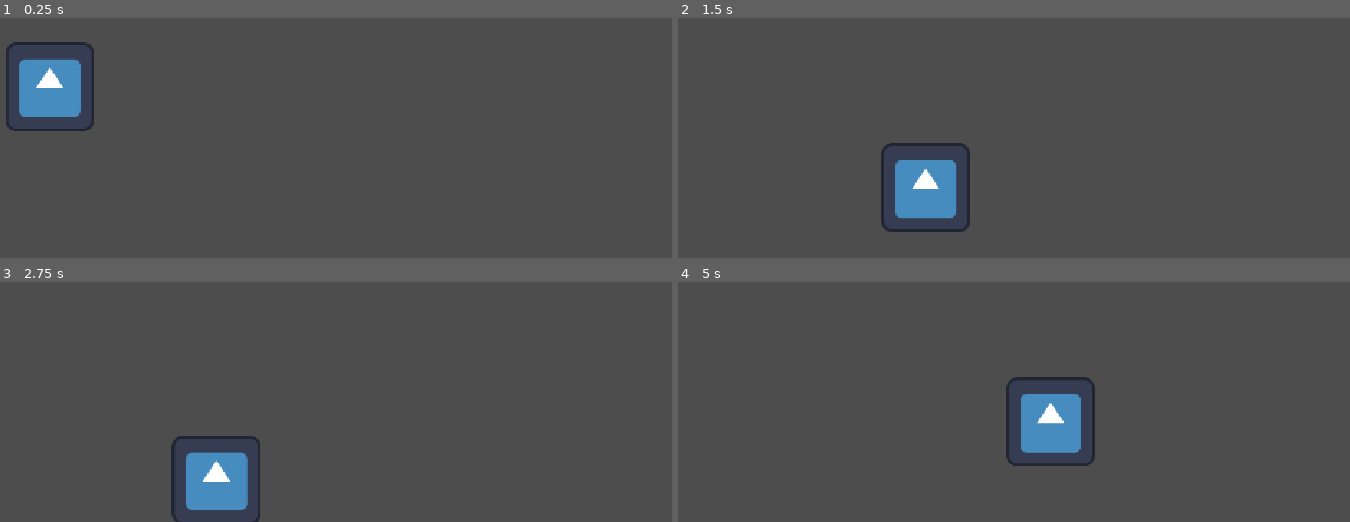
Above: before the commit, frames 1-4 (two rows, left to right).
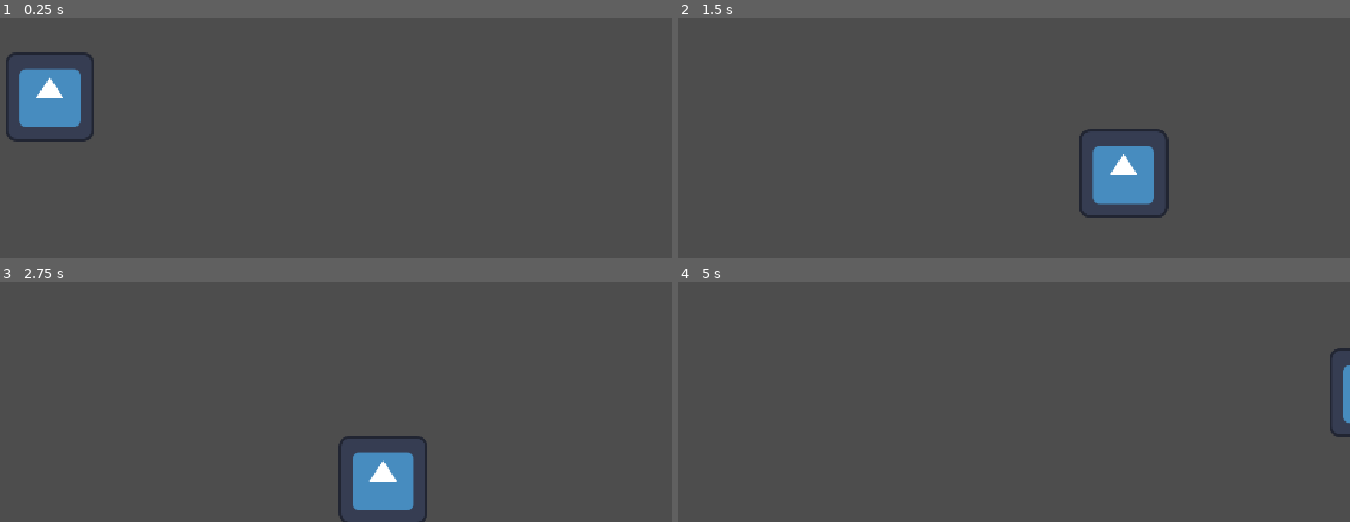
Above: after the commit, the same moments.

Repository: catsrieldreemurr/dream-game
Game: Godot game, scene res://Scenes/game.tscn
Two runs of this game, one before a commit and one after it. Both use one fixed random seed, a clock stepped at 60 frames per second and the inputs below. The engine's default icon, where the game draws it, is replaced by a stand-in: a white triangle on a blue panel in a dark square.
Inputs:
- Up to frame 1 (0.25 s): no input
- Up to frame 2 (1.5 s): hold Right (moveRight) from 0.53 s (still down); tap W (Jump) at 0.77 s
- Up to frame 3 (2.75 s): tap W (Jump) at 1.52 s; release Right (moveRight) at 2.03 s; hold A (moveLeft) from 2.03 s (still down)
- Up to frame 4 (5 s): release A (moveLeft) at 2.78 s; hold Right (moveRight) 2.78-4.28 s; tap W (Jump) at 3.02, 3.77, 4.52 s; hold A (moveLeft) from 4.28 s (still down)

The runs differ from the first frame. In frame 1, 1.7% of the frame differs, in the area x 0-14%, y 10-52%; in frame 2, 5.8%, in the area x 30-74%, y 46-90%; in frame 3, 5.3%; in frame 4, 3.3%.

Commit message:
Change Jump Power and Gravity

Diff:
--- a/Scripts/player_character.gd
+++ b/Scripts/player_character.gd
@@ -1,14 +1,15 @@
 extends CharacterBody2D
 
+# I HATE THIS
 
-const SPEED = 300.0
-const JUMP_VELOCITY = -400.0
+const SPEED = 600.0
+const JUMP_VELOCITY = -600.0
 
 
 func _physics_process(delta: float) -> void:
 	# Add the gravity.
 	if not is_on_floor():
-		velocity += get_gravity() * delta
+		velocity += get_gravity() * 1.5 * delta
 
 	# Handle jump.
 	if Input.is_action_just_pressed("Jump") and is_on_floor():
